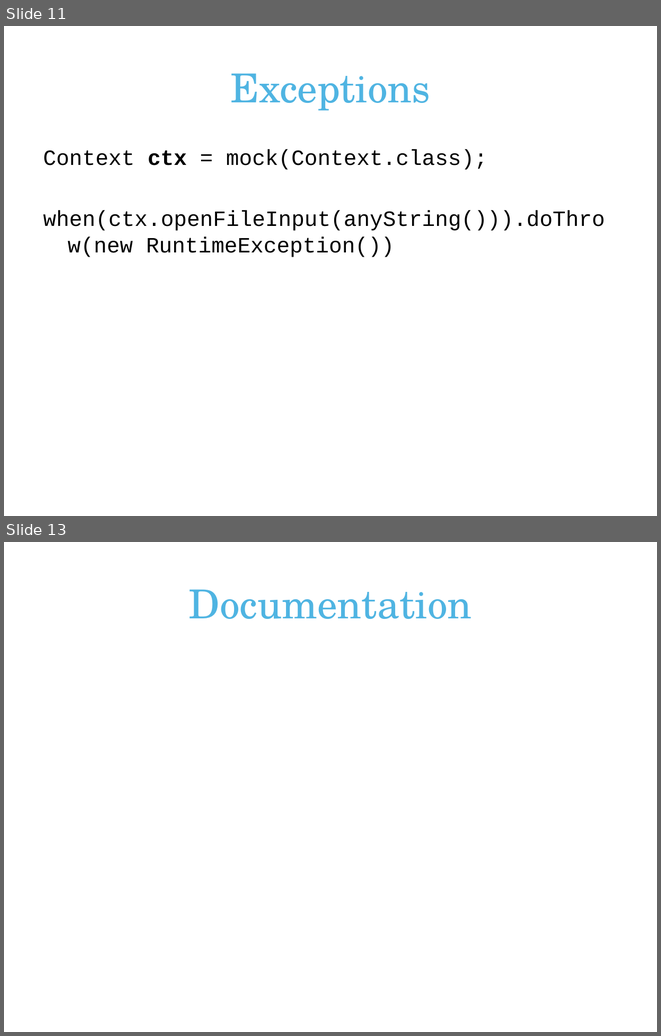
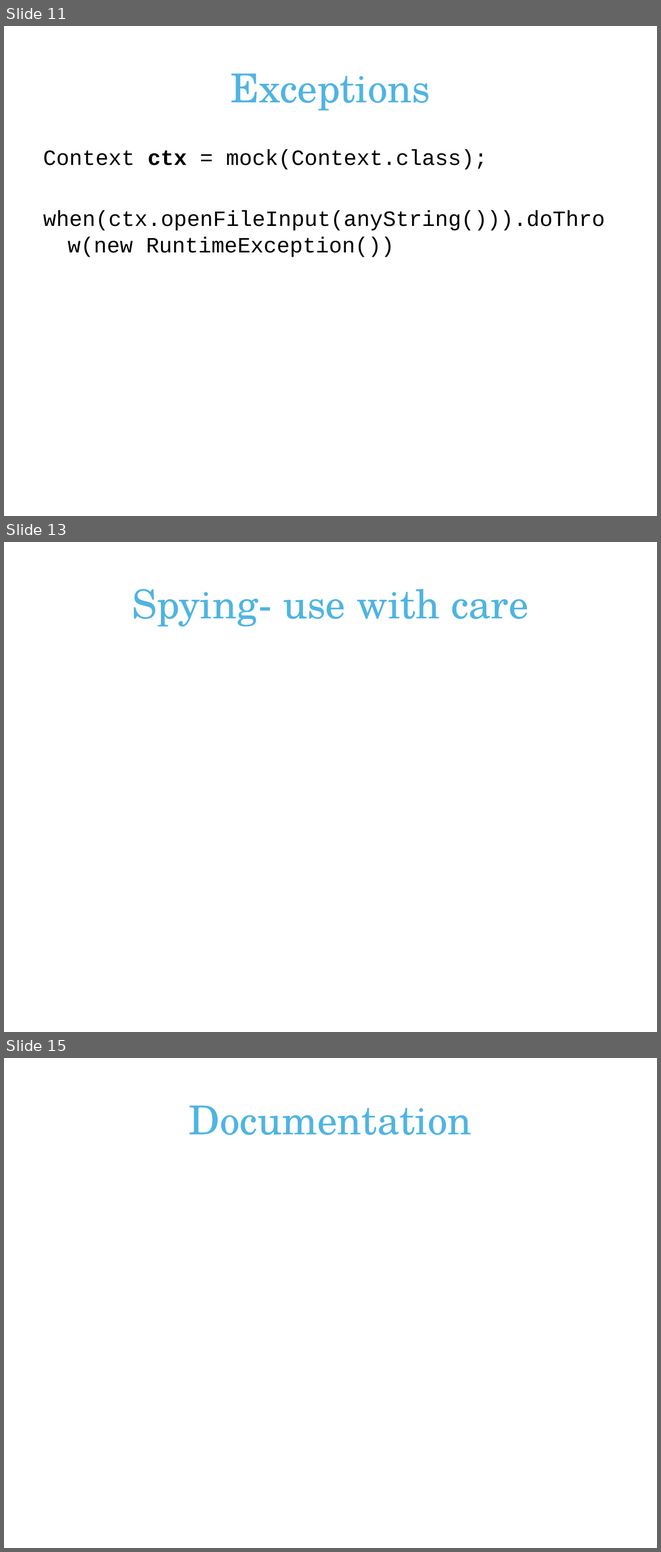
Before and after one commit to erjw/mockito-basic-lab, a slide deck: mockito-presentation.pptx. Shown one above the other, each under a label of ours: slides 11 and 13 before the commit, slides 11, 13 and 15 after it; the slides between them are not shown. The pictures are 661x1036 and 661x1552 pixels, drawn with LibreOffice and Linux fonts; fonts in the diff are those of the drawing; background and template pictures are left out. Boxes give left, top, right and bottom in pixels: in the first picture for what was removed or moved away, otherwise in the second. Text is boxed around its words. In the diff, an @@ line names an element or a change of style, - is before the commit and + after.

```diff
--- a/mockito-presentation.pptx
+++ b/mockito-presentation.pptx
@@ slide 13 added at (x1=4, y1=542, x2=657, y2=1032), background #FFFFFF @@
@@ title added at (x1=132, y1=589, x2=529, y2=627), 44 pt, text #4FB4E2 @@
+Spying- use with care
@@ what was slide 13 is now slide 15 @@
```
Also in this commit, not shown: 5 slides changed, 2 other slides added.
